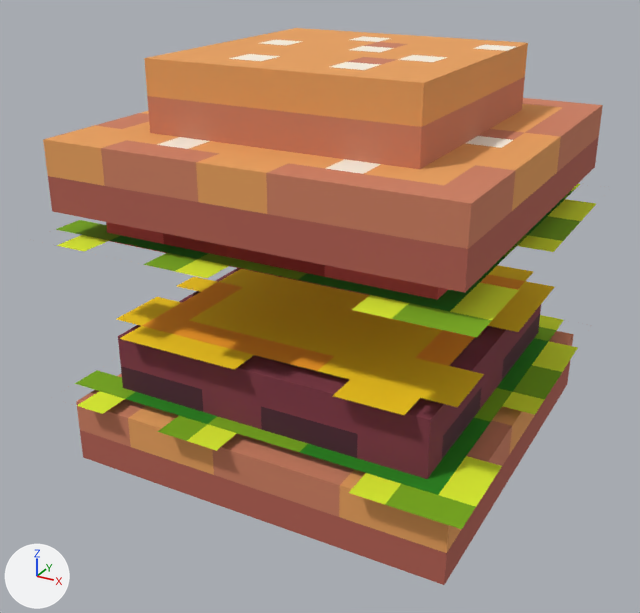
The glTF model c159-sketchfab/exports/food-cosmetic-pack/glb/burger_hat.glb as it was, and as the next commit left it.
Camera for both pictures: a 50 mm lens placed at (0.737, -1.439, 0.964), pointed at (-0.021, -0.061, 0.276). Lighting does not change. The marker at lower left points along +X, +Y and +Z. The picture after the commit comes second. Where no turn or scale is listed for an object, it has been applied to the vertices.

Objects in the first picture: 'burger_hat_part_0', 'burger_hat_part_1', 'burger_hat_part_2', 'burger_hat_part_3', 'burger_hat_part_4', 'burger_hat_part_5', 'burger_hat_part_6', 'burger_hat_part_7'.
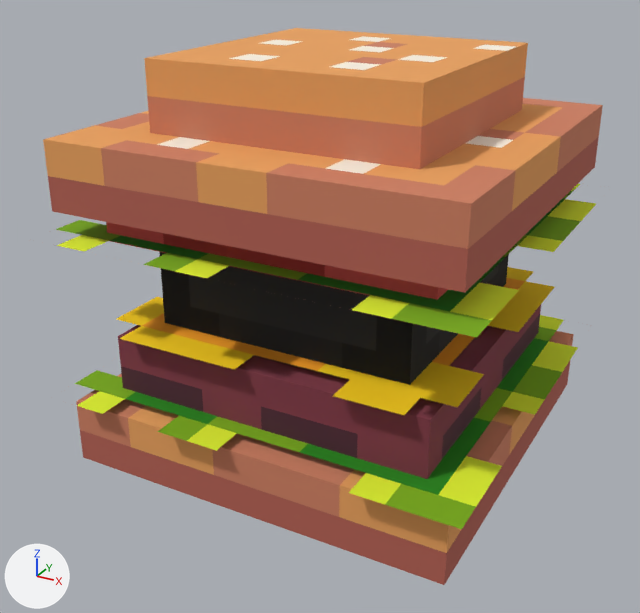
The change in detail:
Picture 'head_base' (img_head_base) is new.
Material 'head_base_material' (mat_head_base_material) is new.
Uses the picture img_head_base.
Mesh me_burger_hat_head is new.
It is a box spanning x -0.25..0.25, y -0.25..0.25, z 0.062..0.562.
It uses material mat_head_base_material.
Object 'burger_hat_head' (ob_burger_hat_head) is new; it shows me_burger_hat_head.
Its location is (0.0, 0.0, 0.0).

Changed parts and their boxes (x1, y1, x2, y2) in the pictures (640 x 613 px):
'burger_hat_head', added: after (159, 252, 509, 385)
